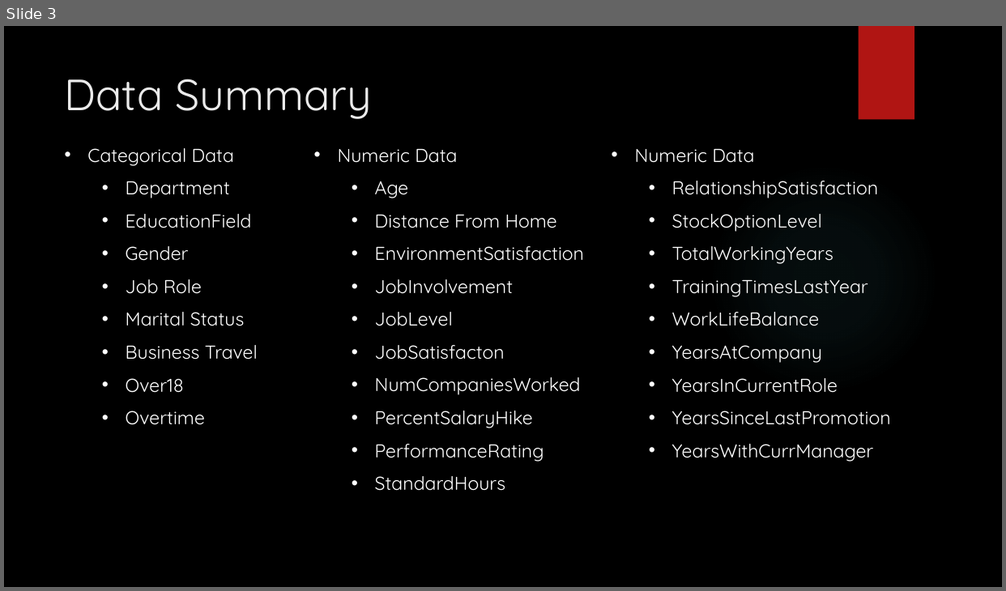
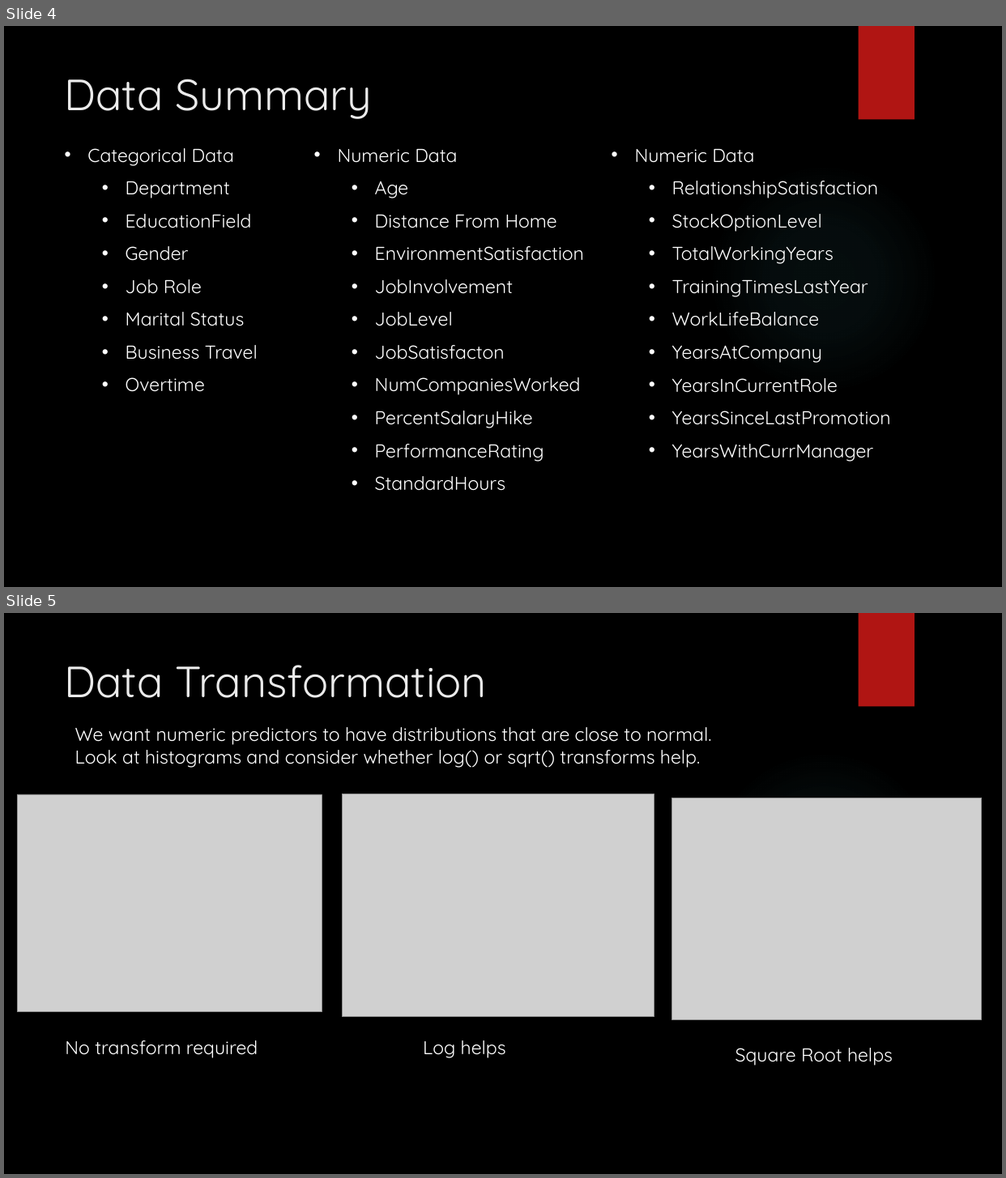
Before and after one commit to rmpalmer/CaseStudy2DDS, a slide deck: Richard_Palmer_Case_Study_2.pptx. Shown one above the other, each under a label of ours: slide 3 before the commit, slides 4 and 5 after it. The pictures are 1006x591 and 1006x1178 pixels, drawn with LibreOffice and Linux fonts; fonts in the diff are those of the drawing; grey boxes stand for pictures; background and template pictures are left out. Boxes give left, top, right and bottom in pixels: in the first picture for what was removed or moved away, otherwise in the second. Text is boxed around its words. In the diff, an @@ line names an element or a change of style, - is before the commit and + after.

```diff
--- a/Richard_Palmer_Case_Study_2.pptx
+++ b/Richard_Palmer_Case_Study_2.pptx
@@ slide 5 added at (4, 613, 1002, 1174), background picture (left out); not listed: 2 template elements that a slide beside it also shows @@
@@ title added at (65, 665, 487, 698), 42 pt, text #EBEBEB @@
+Data Transformation
@@ text added at (75, 727, 711, 768), 18 pt, text #FFFFFF @@
+We want numeric predictors to have distributions that are close to normal.
+Look at histograms and consider whether log() or sqrt() transforms help.
@@ picture added at (18, 794, 322, 1012) @@
@@ picture added at (343, 794, 654, 1017) @@
@@ picture added at (672, 798, 982, 1020) @@
@@ text added at (65, 1041, 258, 1059), 18 pt, text #FFFFFF @@
+No transform required
@@ text added at (423, 1041, 506, 1059), 18 pt, text #FFFFFF @@
+Log helps
@@ text added at (735, 1048, 893, 1066), 18 pt, text #FFFFFF @@
+Square Root helps
@@ what was slide 3 is now slide 4 @@
@@ slide 4 changed as well @@
@@ text at (126, 378, 184, 393): paragraph removed @@
-  • Over18
```
Also in this commit, not shown: 5 other slides changed, 9 other slides added, 5 slides removed.
